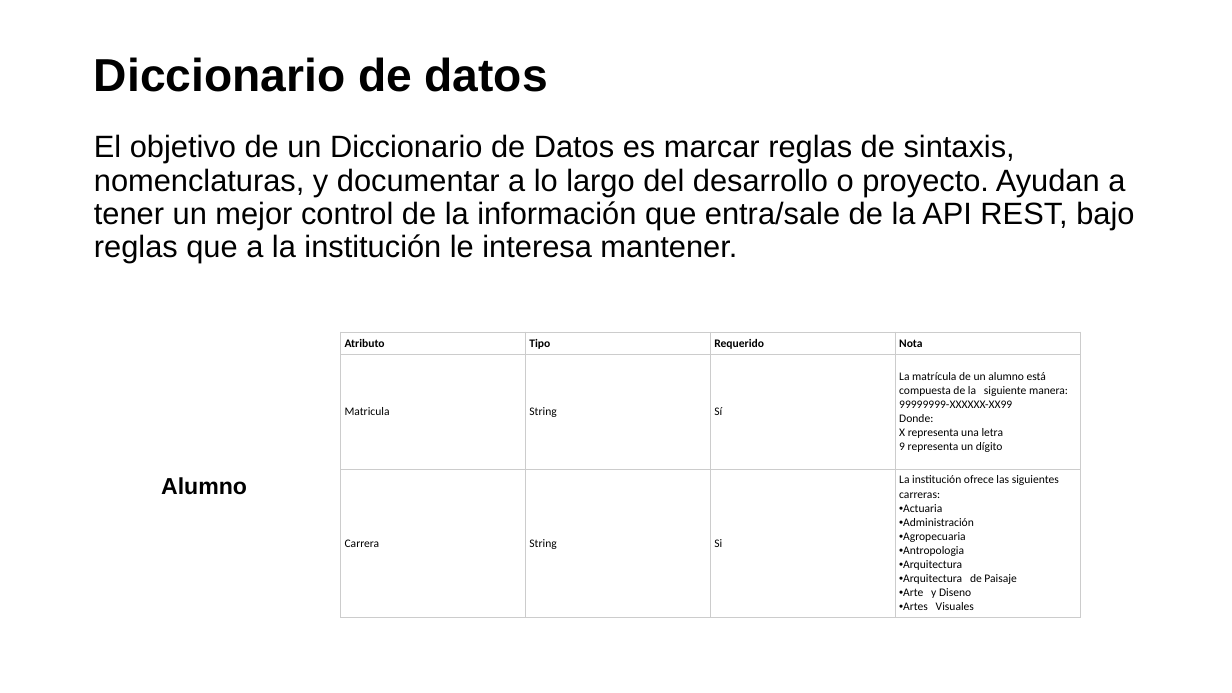
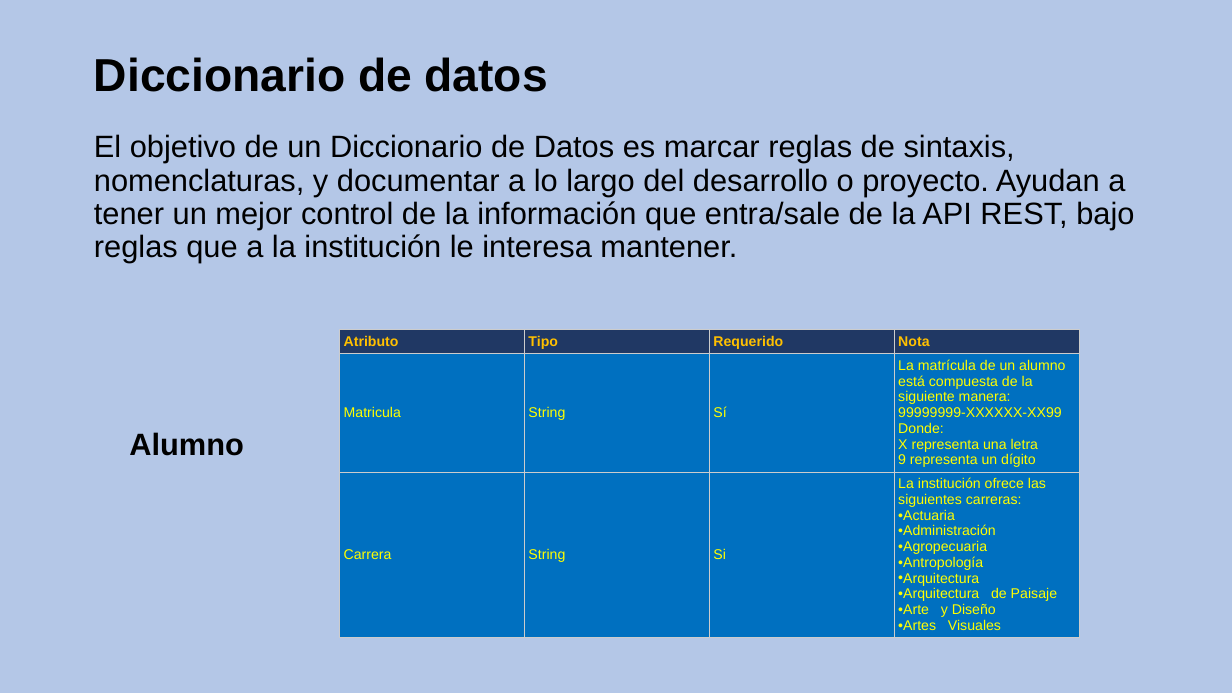
Before and after one commit to CesarFlick/shule-server-repositorio, a slide deck: slide 12 of INSTITUTO POLITÉCNICO NACIONAL.pptx. Drawn at 1232x693 pixels with LibreOffice and Linux fonts; fonts in the diff are those of the drawing. Boxes give left, top, right and bottom in pixels: in the first picture for what was removed or moved away, otherwise in the second. Text is boxed around its words. In the diff, an @@ line names an element or a change of style, - is before the commit and + after.

```diff
--- a/INSTITUTO POLITÉCNICO NACIONAL.pptx
+++ b/INSTITUTO POLITÉCNICO NACIONAL.pptx
@@ background #FFFFFF to #B4C7E7 @@
@@ table at <box>339,330,1079,659</box> @@
-row 3, column 4: La institución ofrece las siguientes carreras: / Actuaria / Administración / Agropecuaria / Antropologia / Arquitectura / Arquitectura de Paisaje / Arte y Diseno / Artes Visuales
+row 3, column 4: La institución ofrece las siguientes carreras: / Actuaria / Administración / Agropecuaria / Antropología / Arquitectura / Arquitectura de Paisaje / Arte y Diseño / Artes Visuales
@@ fill none to #203864 in row 1 @@
@@ fill none to #0070C0 in 8 cells @@
@@ size 9 to 11 pt, font Calibri to Arial in "Atributo", "Tipo", "Requerido", "Nota" and 11 more places @@
@@ text colour #000000 to #FFC000 in "Atributo", "Tipo", "Requerido", "Nota" @@
@@ text colour #000000 to #FFFF00 in "Matricula", "String", "Sí", "La matrícula de un alumno está compuesta ..." and 7 more places @@
@@ text "Alumno": place and size @@
-text "Alumno" at <box>161,477,247,495</box>
+text "Alumno" at <box>129,432,244,456</box>
@@ text "Alumno" at <box>129,432,244,456</box>: size 18 to 24 pt @@
```
Also in this commit, not shown: 11 other slides changed, 1 slide added, 1 slide removed, 21 other files.
